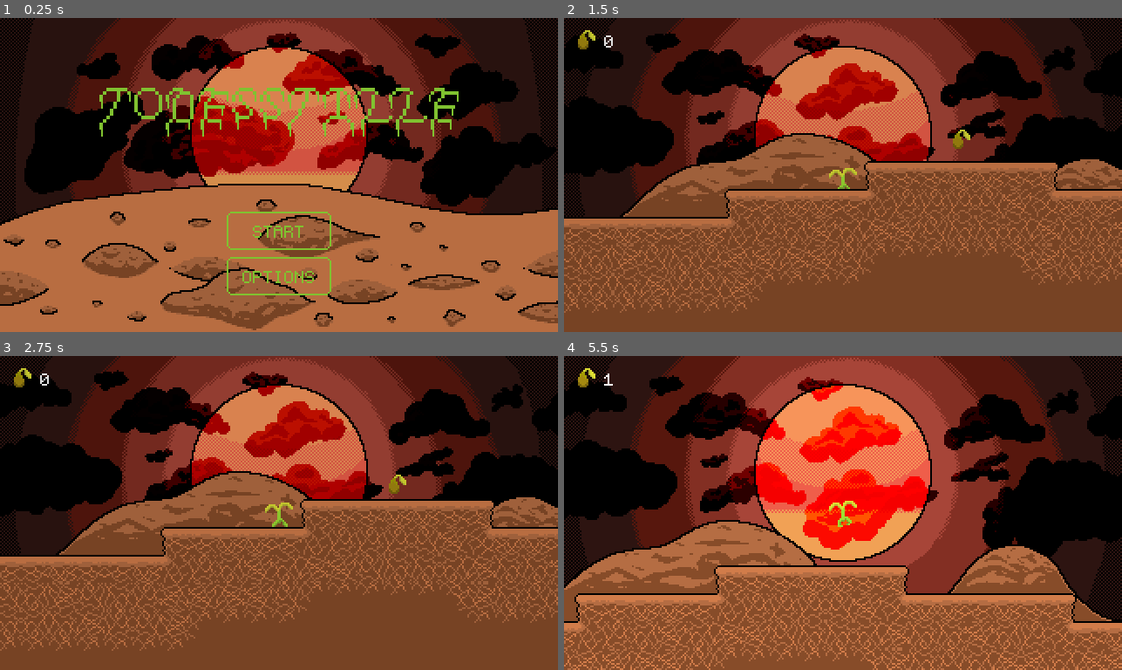
Above: before the commit, frames 1-4 (two rows, left to right).
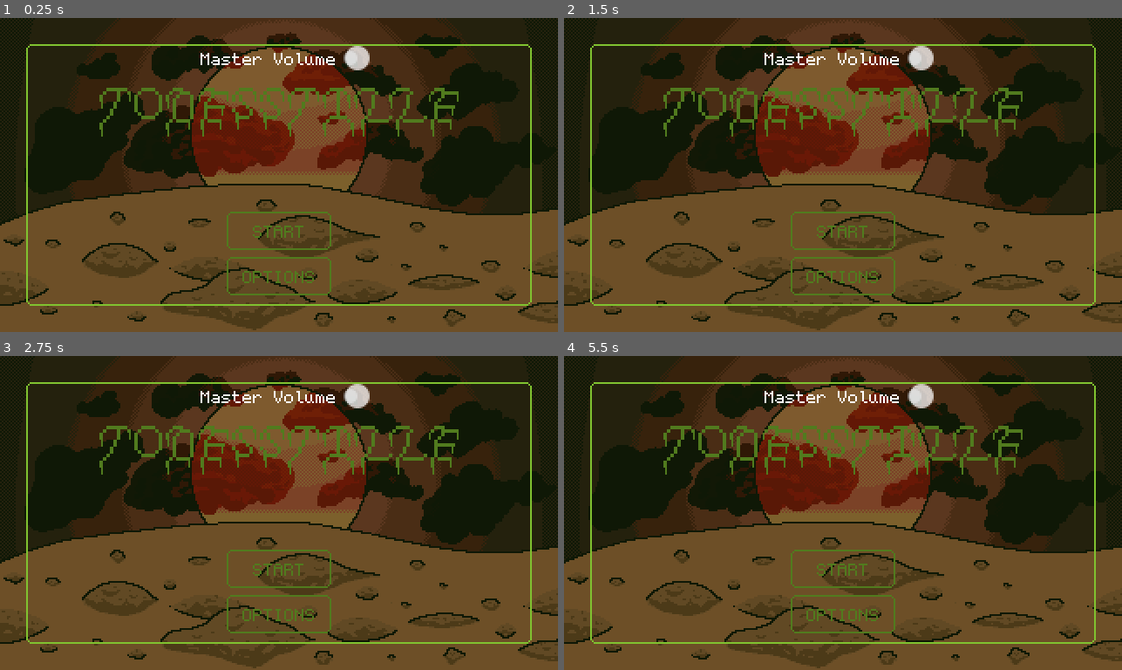
Above: after the commit, the same moments.

Repository: SuperTuxii/Todesstille
Game: Godot game, scene res://scenes/main.tscn
Same seed, same stepped clock (60 frames per second), same inputs: the game is played once before the commit and once after it.
Inputs (mouse positions are in pixels of both pictures, inside the frame that each line leads up to):
- Up to frame 1 (0.25 s): no input
- Up to frame 2 (1.5 s): click "START" at 0.5 s; click "SKIP" (after the commit: "START") at 1.25 s
- Up to frame 3 (2.75 s): tap Enter at 2 s; move the mouse to (401, 497) at 2.02 s; hold Right (right) from 2.03 s (still down); tap W (up) at 2.1, 2.27, 2.57 s
- Up to frame 4 (5.5 s): move the mouse to (731, 528) at 2.77 s; tap Alt at 2.85, 5.1 s; tap W (up) at 3.02, 3.05, 3.32, 3.8, 4.35, 4.52, 4.82, 5.27, 5.3 s; move the mouse to (898, 443) at 3.52 s; release Right (right) at 3.53 s; hold Left (left) 3.53-4.28 s; tap Shift at 3.6 s; move the mouse to (815, 575) at 4.27 s; hold Right (right) from 4.28 s (still down); move the mouse to (1010, 560) at 5.02 s

The runs differ from the first frame. In frame 1, 64% of the frame differs, in the area x 0-100%, y 0-100%; in frame 2, 54%; in frame 3, 54%; in frame 4, 83%.

Commit message:
Currently working on the options menu. For that I added a styled panel, a custom theme and a bus layout. The custom theme just sets the font size default to 9 for now, but I'll also add the slider theme to it.

Diff:
--- /dev/null
+++ b/default_bus_layout.tres
@@ -0,0 +1,15 @@
+[gd_resource type="AudioBusLayout" format=3 uid="uid://ds1gmijoub2uu"]
+
+[resource]
+bus/1/name = &"Music"
+bus/1/solo = false
+bus/1/mute = false
+bus/1/bypass_fx = false
+bus/1/volume_db = 0.0
+bus/1/send = &"Master"
+bus/2/name = &"SFX"
+bus/2/solo = false
+bus/2/mute = false
+bus/2/bypass_fx = false
+bus/2/volume_db = 0.0
+bus/2/send = &"Master"
--- a/project.godot
+++ b/project.godot
@@ -22,7 +22,7 @@
 
 window/size/viewport_width=320
 window/size/viewport_height=180
-window/size/mode=2
+window/size/no_focus=true
 window/stretch/mode="viewport"
 window/stretch/scale_mode="integer"
 
@@ -37,6 +37,7 @@
 
 [gui]
 
+theme/custom="uid://bh32845f688xm"
 theme/custom_font="uid://csr80w2utqplr"
 
 [input]
--- a/scenes/level.tscn
+++ b/scenes/level.tscn
@@ -1455,9 +1455,57 @@
 	COLOR *= color;
 }"
 
-[sub_resource type="ShaderMaterial" id="ShaderMaterial_wc255"]
+[sub_resource type="ShaderMaterial" id="ShaderMaterial_ux5qa"]
 shader = SubResource("Shader_fpun6")
 shader_parameter/color = Color(0.066250004, 0.1, 0.025, 1)
+
+[sub_resource type="Animation" id="Animation_arp2o"]
+length = 0.001
+tracks/0/type = "value"
+tracks/0/imported = false
+tracks/0/enabled = true
+tracks/0/path = NodePath("Player/Seed:visible")
+tracks/0/interp = 1
+tracks/0/loop_wrap = true
+tracks/0/keys = {
+"times": PackedFloat32Array(0),
+"transitions": PackedFloat32Array(1),
+"update": 1,
+"values": [false]
+}
+tracks/1/type = "bezier"
+tracks/1/imported = false
+tracks/1/enabled = true
+tracks/1/path = NodePath("Player/Seed:position:x")
+tracks/1/interp = 1
+tracks/1/loop_wrap = true
+tracks/1/keys = {
+"handle_modes": PackedInt32Array(0),
+"points": PackedFloat32Array(-141, -0.25, 0, 0.25, 0),
+"times": PackedFloat32Array(0)
+}
+tracks/2/type = "bezier"
+tracks/2/imported = false
+tracks/2/enabled = true
+tracks/2/path = NodePath("Player/Seed:position:y")
+tracks/2/interp = 1
+tracks/2/loop_wrap = true
+tracks/2/keys = {
+"handle_modes": PackedInt32Array(0),
+"points": PackedFloat32Array(-69, -0.25, 0, 0.25, 0),
+"times": PackedFloat32Array(0)
+}
+tracks/3/type = "bezier"
+tracks/3/imported = false
+tracks/3/enabled = true
+tracks/3/path = NodePath("Player/DirectionalLight2D:energy")
+tracks/3/interp = 1
+tracks/3/loop_wrap = true
+tracks/3/keys = {
+"handle_modes": PackedInt32Array(0),
+"points": PackedFloat32Array(0, -0.25, 0, 0.25, 0),
+"times": PackedFloat32Array(0)
+}
 
 [sub_resource type="Animation" id="Animation_wc255"]
 resource_name = "upgrade"
@@ -1508,54 +1556,6 @@
 "times": PackedFloat32Array(1, 1.5, 1.7, 2)
 }
 
-[sub_resource type="Animation" id="Animation_arp2o"]
-length = 0.001
-tracks/0/type = "value"
-tracks/0/imported = false
-tracks/0/enabled = true
-tracks/0/path = NodePath("Player/Seed:visible")
-tracks/0/interp = 1
-tracks/0/loop_wrap = true
-tracks/0/keys = {
-"times": PackedFloat32Array(0),
-"transitions": PackedFloat32Array(1),
-"update": 1,
-"values": [false]
-}
-tracks/1/type = "bezier"
-tracks/1/imported = false
-tracks/1/enabled = true
-tracks/1/path = NodePath("Player/Seed:position:x")
-tracks/1/interp = 1
-tracks/1/loop_wrap = true
-tracks/1/keys = {
-"handle_modes": PackedInt32Array(0),
-"points": PackedFloat32Array(-141, -0.25, 0, 0.25, 0),
-"times": PackedFloat32Array(0)
-}
-tracks/2/type = "bezier"
-tracks/2/imported = false
-tracks/2/enabled = true
-tracks/2/path = NodePath("Player/Seed:position:y")
-tracks/2/interp = 1
-tracks/2/loop_wrap = true
-tracks/2/keys = {
-"handle_modes": PackedInt32Array(0),
-"points": PackedFloat32Array(-69, -0.25, 0, 0.25, 0),
-"times": PackedFloat32Array(0)
-}
-tracks/3/type = "bezier"
-tracks/3/imported = false
-tracks/3/enabled = true
-tracks/3/path = NodePath("Player/DirectionalLight2D:energy")
-tracks/3/interp = 1
-tracks/3/loop_wrap = true
-tracks/3/keys = {
-"handle_modes": PackedInt32Array(0),
-"points": PackedFloat32Array(0, -0.25, 0, 0.25, 0),
-"times": PackedFloat32Array(0)
-}
-
 [sub_resource type="AnimationLibrary" id="AnimationLibrary_ux5qa"]
 _data = {
 &"RESET": SubResource("Animation_arp2o"),
--- a/scenes/main.tscn
+++ b/scenes/main.tscn
@@ -62,6 +62,7 @@
 [ext_resource type="Texture2D" uid="uid://wcp03o1bdd7t" path="res://assets/textures/start_animation/frame0055.png" id="63_1hbcg"]
 [ext_resource type="Texture2D" uid="uid://dej8pc4iogxsd" path="res://assets/textures/start_animation/frame0056.png" id="64_m4o51"]
 [ext_resource type="Texture2D" uid="uid://cui75dl7f0jd7" path="res://assets/textures/start_animation/frame0057.png" id="65_jp61a"]
+[ext_resource type="PackedScene" uid="uid://bx5anblhdjyqk" path="res://scenes/styled_panel.tscn" id="66_1epgm"]
 [ext_resource type="Texture2D" uid="uid://4utj0i1b1hx7" path="res://assets/textures/start_animation/frame0058.png" id="66_esrwe"]
 [ext_resource type="Texture2D" uid="uid://bp3cnh710ohpu" path="res://assets/textures/start_animation/frame0059.png" id="67_4b36k"]
 [ext_resource type="Texture2D" uid="uid://b8o7f5l2h0h8s" path="res://assets/textures/start_animation/frame0060.png" id="68_1v8b0"]
@@ -76,11 +77,11 @@
 	COLOR *= color;
 }"
 
-[sub_resource type="ShaderMaterial" id="ShaderMaterial_xhfw6"]
+[sub_resource type="ShaderMaterial" id="ShaderMaterial_1epgm"]
 shader = SubResource("Shader_1epgm")
 shader_parameter/color = Color(0.5019608, 0.7607843, 0.1882353, 1)
 
-[sub_resource type="ShaderMaterial" id="ShaderMaterial_1epgm"]
+[sub_resource type="ShaderMaterial" id="ShaderMaterial_152kg"]
 shader = SubResource("Shader_1epgm")
 shader_parameter/color = Color(0.5019608, 0.7607843, 0.1882353, 1)
 
@@ -285,8 +286,22 @@
 	COLOR *= color;
 }"
 
-[sub_resource type="ShaderMaterial" id="ShaderMaterial_152kg"]
+[sub_resource type="ShaderMaterial" id="ShaderMaterial_r4e17"]
 shader = SubResource("Shader_xhfw6")
+shader_parameter/color = Color(0.5019608, 0.7607843, 0.1882353, 1)
+
+[sub_resource type="Shader" id="Shader_mlv25"]
+code = "shader_type canvas_item;
+render_mode unshaded;
+
+uniform vec4 color : source_color = vec4(1.0);
+
+void fragment() {
+	COLOR *= color;
+}"
+
+[sub_resource type="ShaderMaterial" id="ShaderMaterial_y57op"]
+shader = SubResource("Shader_mlv25")
 shader_parameter/color = Color(0.5019608, 0.7607843, 0.1882353, 1)
 
 [node name="Main" type="Control"]
@@ -340,7 +355,7 @@
 alignment = 1
 
 [node name="StartButton" parent="TitleScreen/Buttons" instance=ExtResource("4_1epgm")]
-material = SubResource("ShaderMaterial_xhfw6")
+material = SubResource("ShaderMaterial_1epgm")
 custom_minimum_size = Vector2(60, 22)
 layout_mode = 2
 size_flags_horizontal = 4
@@ -349,7 +364,7 @@
 minimum_size = Vector2(60, 0)
 
 [node name="OptionsButton" parent="TitleScreen/Buttons" instance=ExtResource("4_1epgm")]
-material = SubResource("ShaderMaterial_1epgm")
+material = SubResource("ShaderMaterial_152kg")
 custom_minimum_size = Vector2(60, 22)
 layout_mode = 2
 size_flags_horizontal = 4
@@ -369,7 +384,7 @@
 
 [node name="SkipButton" parent="." instance=ExtResource("4_1epgm")]
 visible = false
-material = SubResource("ShaderMaterial_152kg")
+material = SubResource("ShaderMaterial_r4e17")
 custom_minimum_size = Vector2(28, 13)
 layout_mode = 1
 anchors_preset = -1
@@ -381,6 +396,24 @@
 text = "SKIP"
 margin = Vector2(4, 1)
 
+[node name="OptionsMenu" parent="." instance=ExtResource("66_1epgm")]
+material = SubResource("ShaderMaterial_y57op")
+layout_mode = 1
+margin = Vector2(15, 15)
+background_color = Color(0.25, 0.25, 0.25, 0.49019608)
+
+[node name="GridContainer" type="GridContainer" parent="OptionsMenu"]
+layout_mode = 2
+size_flags_horizontal = 4
+columns = 2
+
+[node name="Label" type="Label" parent="OptionsMenu/GridContainer"]
+layout_mode = 2
+text = "Master Volume"
+
+[node name="HSlider" type="HSlider" parent="OptionsMenu/GridContainer"]
+layout_mode = 2
+
 [connection signal="pressed" from="TitleScreen/Buttons/StartButton" to="." method="_on_start_button_pressed"]
 [connection signal="animation_finished" from="StartAnimation" to="." method="_on_start_animation_animation_finished"]
 [connection signal="pressed" from="SkipButton" to="." method="_on_skip_button_pressed"]
--- /dev/null
+++ b/scenes/styled_panel.tscn
@@ -0,0 +1,49 @@
+[gd_scene load_steps=6 format=3 uid="uid://bx5anblhdjyqk"]
+
+[ext_resource type="Texture2D" uid="uid://dm6lrxqh87w5q" path="res://assets/textures/box_outline.png" id="1_lkqui"]
+[ext_resource type="Script" uid="uid://bqkogqgp4ve8s" path="res://scripts/styled_panel.gd" id="2_lkqui"]
+
+[sub_resource type="StyleBoxFlat" id="StyleBoxFlat_0oph8"]
+content_margin_left = 15.0
+content_margin_top = 15.0
+content_margin_right = 15.0
+content_margin_bottom = 15.0
+bg_color = Color(0.25, 0.25, 0.25, 0.49019608)
+corner_detail = 1
+
+[sub_resource type="Shader" id="Shader_mlv25"]
+code = "shader_type canvas_item;
+render_mode unshaded;
+
+uniform vec4 color : source_color = vec4(1.0);
+
+void fragment() {
+	COLOR *= color;
+}"
+
+[sub_resource type="ShaderMaterial" id="ShaderMaterial_0oph8"]
+shader = SubResource("Shader_mlv25")
+shader_parameter/color = Color(0.5019608, 0.7607843, 0.1882353, 1)
+
+[node name="StyledPanel" type="PanelContainer"]
+anchors_preset = 15
+anchor_right = 1.0
+anchor_bottom = 1.0
+grow_horizontal = 2
+grow_vertical = 2
+theme_override_styles/panel = SubResource("StyleBoxFlat_0oph8")
+script = ExtResource("2_lkqui")
+
+[node name="NinePathRect" type="NinePatchRect" parent="."]
+texture_filter = 1
+material = SubResource("ShaderMaterial_0oph8")
+custom_minimum_size = Vector2(15, 10)
+layout_mode = 2
+texture = ExtResource("1_lkqui")
+patch_margin_left = 3
+patch_margin_top = 3
+patch_margin_right = 3
+patch_margin_bottom = 3
+axis_stretch_horizontal = 1
+axis_stretch_vertical = 1
+metadata/_edit_horizontal_guides_ = [-38.0]
--- /dev/null
+++ b/scripts/styled_panel.gd
@@ -0,0 +1,32 @@
+@tool
+class_name StyledPanel extends PanelContainer
+
+@export
+var margin: Vector2 = Vector2(0, 0):
+	set(value):
+		margin = value
+		get_theme_stylebox("panel").content_margin_left = value.x
+		get_theme_stylebox("panel").content_margin_right = value.x
+		get_theme_stylebox("panel").content_margin_bottom = value.y
+		get_theme_stylebox("panel").content_margin_top = value.y
+@export
+var color: Color = Color("80c230"):
+	set(value):
+		if has_node("NinePathRect"):
+			$NinePathRect.material.set_shader_parameter("color", value)
+		color = value
+@export
+var background_color: Color = Color("00000000"):
+	set(value):
+		get_theme_stylebox("panel").bg_color = value
+		background_color = value
+
+func _ready() -> void:
+	$NinePathRect.material = $NinePathRect.material.duplicate()
+	$NinePathRect.material.set_shader_parameter("color", color)
+	add_theme_stylebox_override("panel", get_theme_stylebox("panel"))
+	get_theme_stylebox("panel").bg_color = background_color
+	get_theme_stylebox("panel").content_margin_left = margin.x
+	get_theme_stylebox("panel").content_margin_right = margin.x
+	get_theme_stylebox("panel").content_margin_bottom = margin.y
+	get_theme_stylebox("panel").content_margin_top = margin.y
--- /dev/null
+++ b/theme.tres
@@ -0,0 +1,31 @@
+[gd_resource type="Theme" format=3 uid="uid://bh32845f688xm"]
+
+[resource]
+Button/font_sizes/font_size = 9
+CheckBox/font_sizes/font_size = 9
+CheckButton/font_sizes/font_size = 9
+CodeEdit/font_sizes/font_size = 9
+ColorPickerButton/font_sizes/font_size = 9
+FoldableContainer/font_sizes/font_size = 9
+ItemList/font_sizes/font_size = 9
+Label/font_sizes/font_size = 9
+LineEdit/font_sizes/font_size = 9
+LinkButton/font_sizes/font_size = 9
+MenuBar/font_sizes/font_size = 9
+MenuButton/font_sizes/font_size = 9
+OptionButton/font_sizes/font_size = 9
+PopupMenu/font_sizes/font_separator_size = 9
+PopupMenu/font_sizes/font_size = 9
+ProgressBar/font_sizes/font_size = 9
+RichTextLabel/font_sizes/bold_font_size = 9
+RichTextLabel/font_sizes/bold_italics_font_size = 9
+RichTextLabel/font_sizes/italics_font_size = 9
+RichTextLabel/font_sizes/mono_font_size = 9
+RichTextLabel/font_sizes/normal_font_size = 9
+TabBar/font_sizes/font_size = 9
+TabContainer/font_sizes/font_size = 9
+TextEdit/font_sizes/font_size = 9
+TooltipLabel/font_sizes/font_size = 9
+Tree/font_sizes/font_size = 9
+Tree/font_sizes/title_button_font_size = 9
+Window/font_sizes/title_font_size = 9
Not shown: 3 places in scenes/level.tscn that only renumber resources
Not shown: 1 places in scenes/main.tscn that only renumber resources
Not shown, added: scripts/styled_panel.gd.uid
